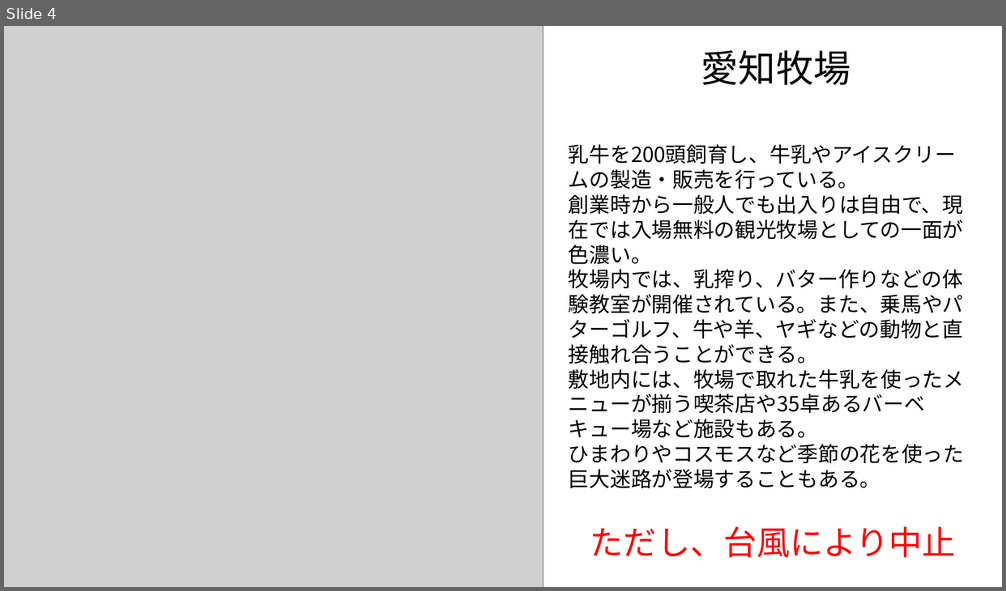
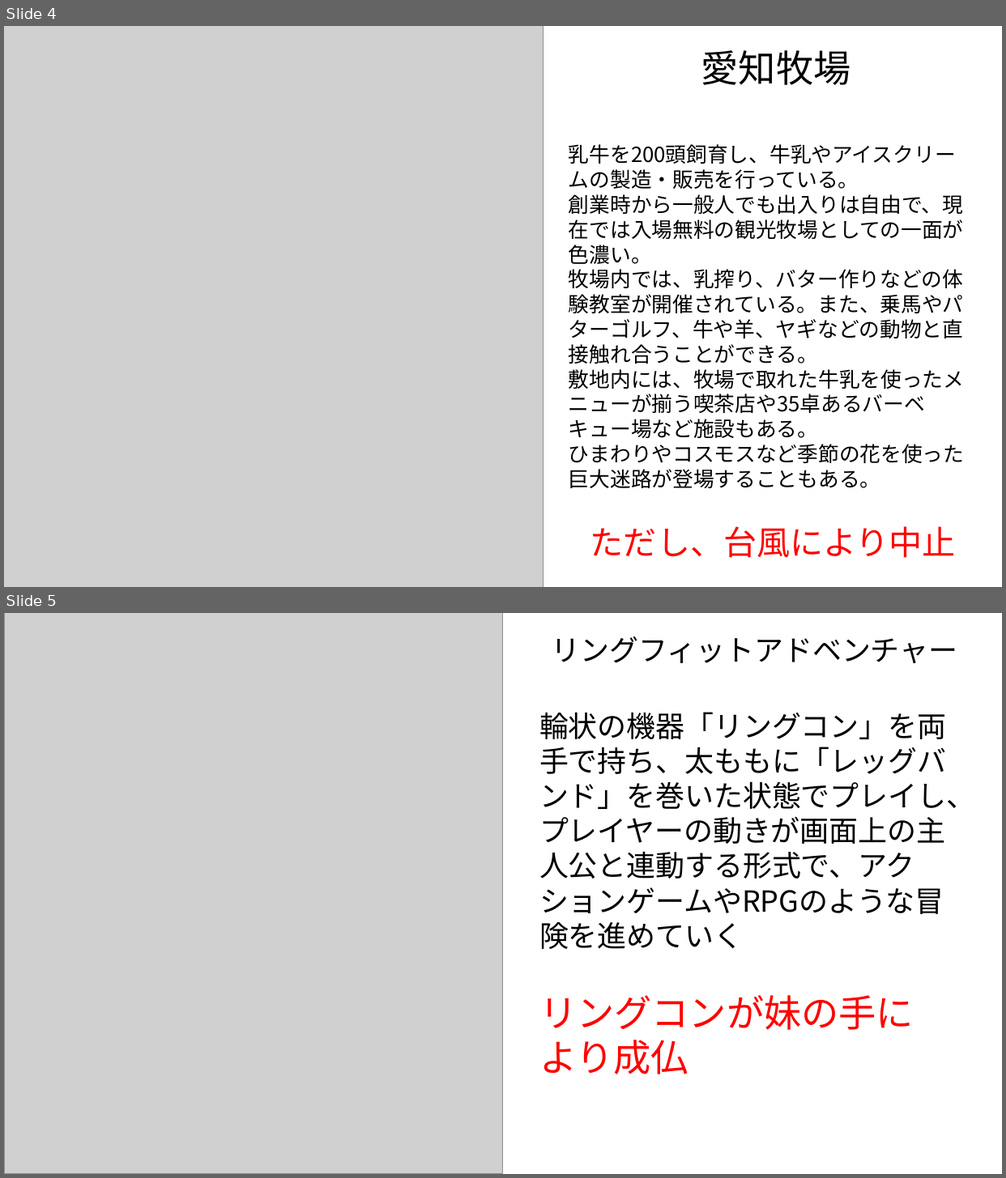
Before and after one commit to nkc20236093/kikaku, a slide deck: kikaku_2_夏休みのイベント/夏休みの体験.pptx. Shown one above the other, each under a label of ours: slide 4 before the commit, slides 4 and 5 after it. The pictures are 1006x591 and 1006x1178 pixels, drawn with LibreOffice and Linux fonts; fonts in the diff are those of the drawing; grey boxes stand for pictures. Boxes give left, top, right and bottom in pixels: in the first picture for what was removed or moved away, otherwise in the second. Text is boxed around its words. In the diff, an @@ line names an element or a change of style, - is before the commit and + after.

Commit message:
更新_夏休みのイベント

```diff
--- a/kikaku_2_夏休みのイベント/夏休みの体験.pptx
+++ b/kikaku_2_夏休みのイベント/夏休みの体験.pptx
@@ slide 5 added at [4, 613, 1002, 1174], background #FFFFFF @@
@@ picture added at [4, 613, 503, 1174] @@
@@ text added at [552, 636, 957, 663], 28 pt, text #000000 @@
+リングフィットアドベンチャー
@@ text added at [539, 712, 975, 914], 28 pt, text #000000 @@
+輪状の機器「リングコン」を両手で持ち、太ももに「レッグバンド」を巻いた状態でプレイし、プレイヤーの動きが画面上の主人公と連動する形式で、アクションゲームやRPGのような冒険を進めていく
@@ text added at [539, 995, 914, 1075], 36 pt, text #FF0000 @@
+リングコンが妹の手により成仏
```
